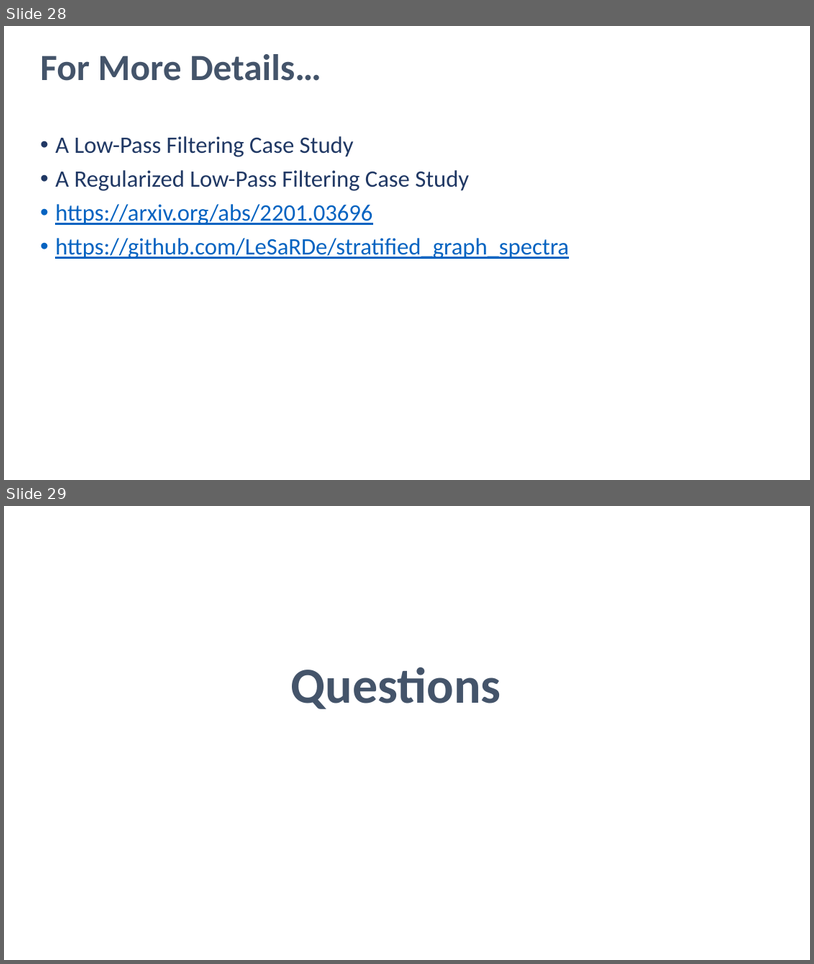
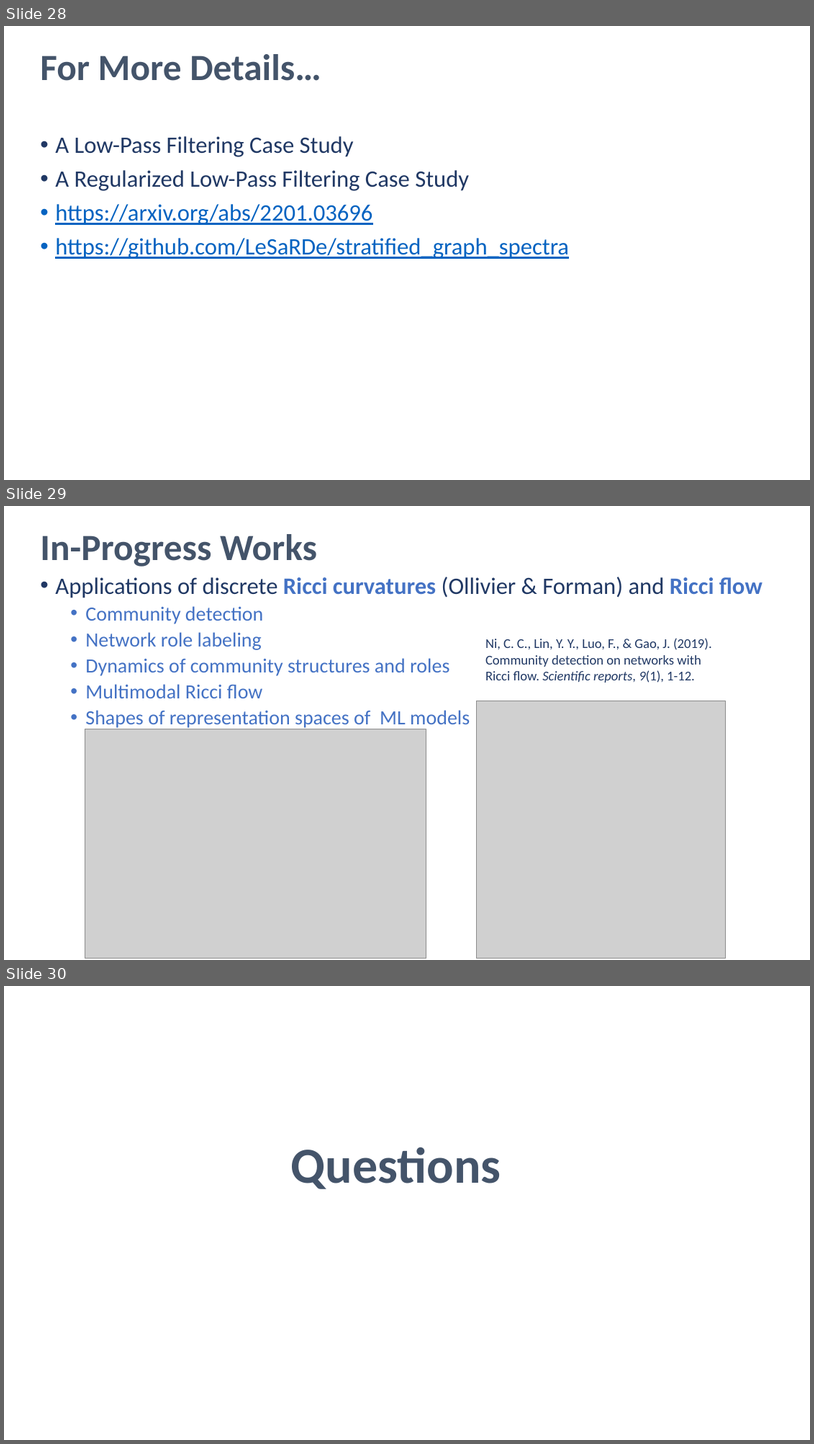
Before and after one commit to LeSaRDe/stratified_graph_spectra, a slide deck: stratified_graph_spectra.pptx. Shown one above the other, each under a label of ours: slides 28 and 29 before the commit, slides 28, 29 and 30 after it. The pictures are 814x964 and 814x1444 pixels, drawn with LibreOffice and Linux fonts; fonts in the diff are those of the drawing; grey boxes stand for pictures. Boxes give left, top, right and bottom in pixels: in the first picture for what was removed or moved away, otherwise in the second. Text is boxed around its words. In the diff, an @@ line names an element or a change of style, - is before the commit and + after.

Commit message:
add in-progress work

```diff
--- a/stratified_graph_spectra.pptx
+++ b/stratified_graph_spectra.pptx
@@ slide 29 added at (x1=4, y1=506, x2=810, y2=960), background #FFFFFF @@
@@ title added at (x1=40, y1=534, x2=317, y2=566), 44 pt, text #44546A, bold @@
+In-Progress Works
@@ text added at (x1=55, y1=577, x2=763, y2=729), 24 pt, text #4472C4 @@
+• Applications of discrete Ricci curvatures (Ollivier & Forman) and Ricci flow
+  • Community detection
+  • Network role labeling
+  • Dynamics of community structures and roles
+  • Multimodal Ricci flow
+  • Shapes of representation spaces of ML models
@@ text added at (x1=486, y1=638, x2=712, y2=682), 16 pt, text #203864 @@
+Ni, C. C., Lin, Y. Y., Luo, F., & Gao, J. (2019). Community detection on networks with Ricci flow. Scientific reports, 9(1), 1-12.
@@ picture added at (x1=477, y1=700, x2=725, y2=957) @@
@@ picture added at (x1=85, y1=729, x2=426, y2=958) @@
@@ what was slide 29 is now slide 30 @@
```
